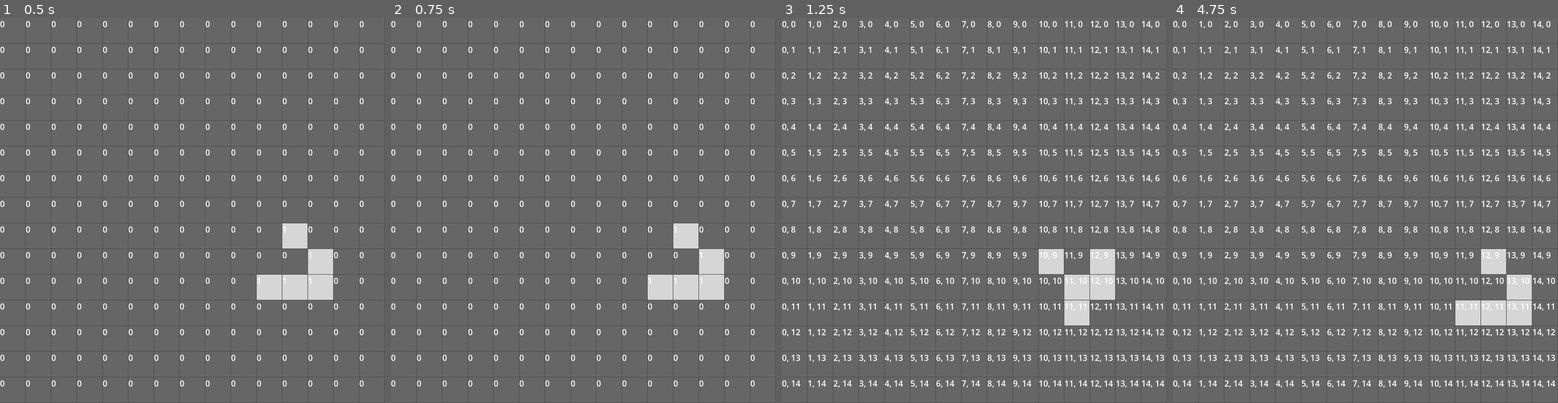
Above: before the commit, frames 1-4 (left to right).
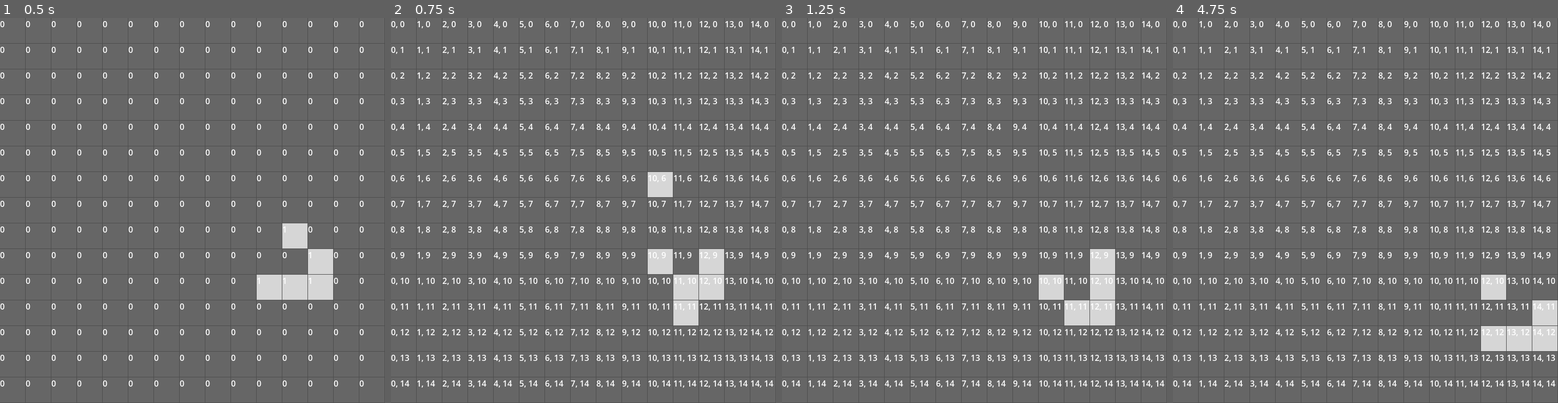
Above: after the commit, the same moments.

Repository: vsobotka/godot-conway
Game: Godot game, scene res://node_2d.tscn
Same seed, same stepped clock (60 frames per second), same inputs: the game is played once before the commit and once after it.
Inputs (mouse positions are in pixels of both pictures, inside the frame that each line leads up to):
- Up to frame 1 (0.5 s): no input
- Up to frame 2 (0.75 s): tap Enter at 0.5 s; move the mouse to (668, 191) at 0.52 s; click (668, 191) at 0.67 s
- Up to frame 3 (1.25 s): no input
- Up to frame 4 (4.75 s): move the mouse to (1288, 229) at 1.27 s; click (1288, 229) at 1.42 s; move the mouse to (1404, 125) at 2.02 s; click (1404, 125) at 2.17 s; move the mouse to (1346, 287) at 2.77 s; click (1346, 287) at 2.92 s; tap Space (pause, bound only after the commit) at 3.5, 4.15 s; move the mouse to (1481, 268) at 3.52 s; click (1481, 268) at 3.67 s; tap Enter at 4.25 s; move the mouse to (1250, 152) at 4.27 s; click (1250, 152) at 4.42 s

Frame 1 is identical in both runs. In frame 2, 8.0% of the frame differs, in the area x 1-100%, y 0-96%; in frame 3, 1.6%; in frame 4, 4.1%.

Commit message:
Add freehand cpability

Diff:
--- a/Node2D.gd
+++ b/Node2D.gd
@@ -25,7 +25,6 @@
 	board_state[12][10] = 1
 	board_state[12][9] = 1
 	board_state[11][8] = 1
-
 
 	for i in grid_size:
 		var row = []
@@ -57,7 +56,7 @@
 func _on_timer_timeout() -> void:
 	_resolve_step()
 
-func _set_cell(x: int, y: int, value: int, arr) -> void:
+func _set_cell(x: int, y: int, value: int) -> void:
 	board_state[x][y] = value
 	board_components[x][y].color = Color(alive_color if value == 1 else dead_color)
 	board_labels[x][y].text = str(x) + ", " + str(y)
@@ -67,7 +66,7 @@
 
 	for i in current_state.size():
 		for j in current_state[0].size():
-			_set_cell(i, j, _resolve_cell(i, j, current_state), current_state)
+			_set_cell(i, j, _resolve_cell(i, j, current_state))
 
 
 func _resolve_cell(x: int, y: int, array: Array) -> int:
@@ -102,3 +101,23 @@
 
 func _is_valid(x: int, y: int, array: Array) -> bool:
 	return x in range(0, array.size()) and y in range(0, array[0].size())
+
+func _input(_event):
+	if Input.is_action_just_pressed("pause"):
+		_toggle_timer()
+	elif Input.is_mouse_button_pressed(MOUSE_BUTTON_LEFT):
+		_freehand(_event.global_position.x, _event.global_position.y)
+
+func _toggle_timer():
+	var timer: Timer = $Timer
+	if timer.is_stopped():
+		timer.start()
+	else:
+		timer.stop()
+
+func _freehand(global_x, global_y):
+	var translated_x = int(global_x / cell_size)
+	var translated_y = int(global_y / cell_size)
+
+	if _is_valid(translated_x, translated_y, board_state):
+		_set_cell(translated_x, translated_y, 1)
--- a/node_2d.tscn
+++ b/node_2d.tscn
@@ -6,6 +6,7 @@
 script = ExtResource("1_7ek13")
 
 [node name="Timer" type="Timer" parent="."]
+wait_time = 0.5
 autostart = true
 
 [connection signal="timeout" from="Timer" to="." method="_on_timer_timeout"]
--- a/project.godot
+++ b/project.godot
@@ -20,6 +20,14 @@
 window/size/viewport_width=750
 window/size/viewport_height=750
 
+[input]
+
+pause={
+"deadzone": 0.5,
+"events": [Object(InputEventKey,"resource_local_to_scene":false,"resource_name":"","device":-1,"window_id":0,"alt_pressed":false,"shift_pressed":false,"ctrl_pressed":false,"meta_pressed":false,"pressed":false,"keycode":0,"physical_keycode":32,"key_label":0,"unicode":32,"echo":false,"script":null)
+]
+}
+
 [rendering]
 
 renderer/rendering_method="gl_compatibility"
